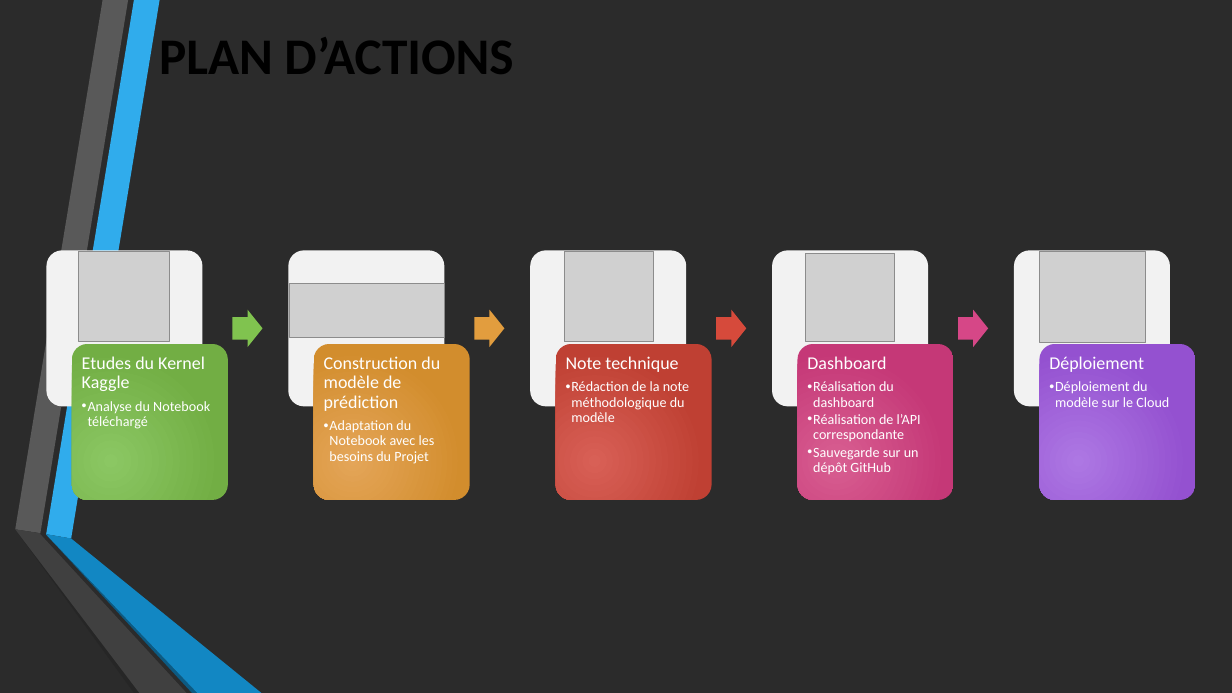
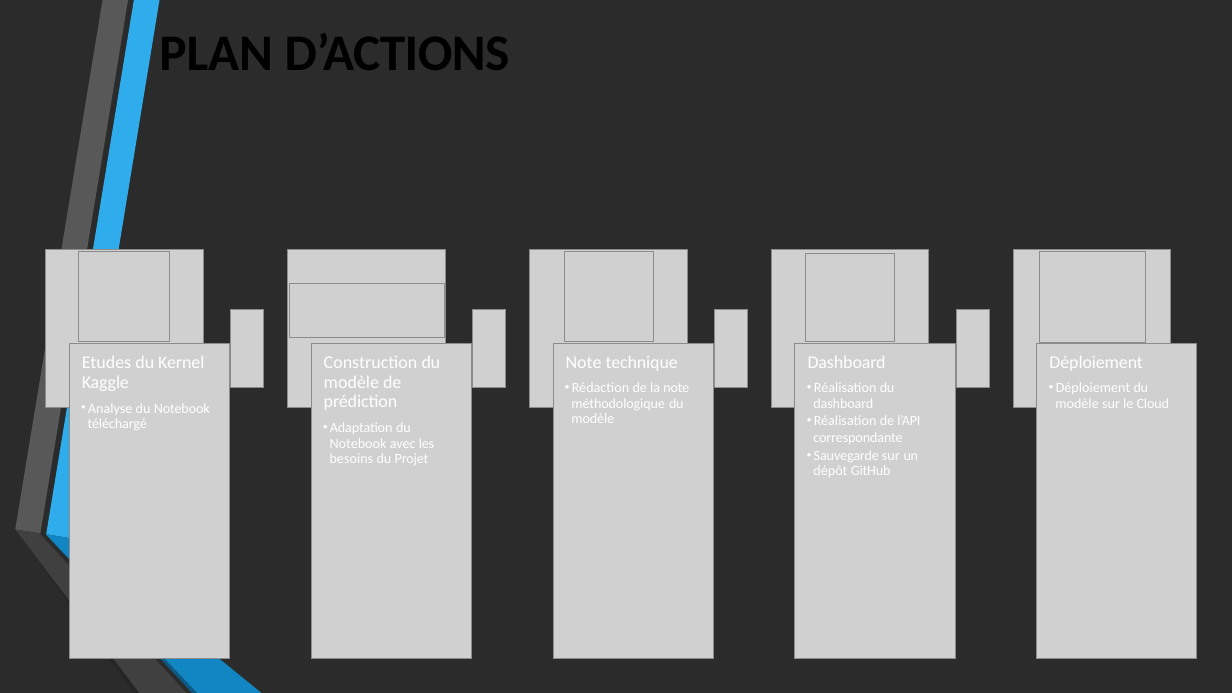
Before and after one commit to wdavid93/OpenClassRoom, a slide deck: slide 5 of Projet_7/Livrable/Implementez_un_modele_de_scoring.pptx. Drawn at 1232x693 pixels with LibreOffice and Linux fonts; fonts in the diff are those of the drawing; grey boxes stand for pictures; background and template pictures are left out; a plain dark background stands for a picture behind light text. Boxes give left, top, right and bottom in pixels: in the first picture for what was removed or moved away, otherwise in the second. Text is boxed around its words. In the diff, an @@ line names an element or a change of style, - is before the commit and + after.

```diff
--- a/Projet_7/Livrable/Implementez_un_modele_de_scoring.pptx
+++ b/Projet_7/Livrable/Implementez_un_modele_de_scoring.pptx
@@ freeform shape at (x1=16, y1=0, x2=128, y2=533): fill #595959 to #585858; outline redrawn @@
@@ freeform shape at (x1=46, y1=0, x2=160, y2=539): fill #30ACEC to #2FACEB; outline redrawn @@
@@ title "PLAN D’ACTIONS" at (x1=159, y1=33, x2=510, y2=70): letter spacing 0 to -0.5 pt in "D’ACTIONS"; indent changed; vertical alignment middle to top @@
@@ picture added at (x1=45, y1=250, x2=203, y2=408) @@
@@ picture added at (x1=287, y1=250, x2=445, y2=408) @@
@@ picture added at (x1=530, y1=250, x2=688, y2=408) @@
@@ picture added at (x1=772, y1=250, x2=930, y2=408) @@
@@ picture added at (x1=1013, y1=250, x2=1171, y2=408) @@
@@ picture added at (x1=231, y1=310, x2=264, y2=388) @@
@@ picture added at (x1=473, y1=310, x2=506, y2=388) @@
@@ picture added at (x1=714, y1=310, x2=748, y2=388) @@
@@ picture added at (x1=957, y1=310, x2=990, y2=388) @@
@@ picture added at (x1=69, y1=344, x2=229, y2=659) @@
@@ text at (x1=82, y1=356, x2=204, y2=391): text changed @@
-Etudes du Kernel Kaggle
+Etudes du Kernel
+Kaggle
@@ picture added at (x1=311, y1=344, x2=471, y2=659) @@
@@ text "Construction du modèle de prédiction" at (x1=324, y1=356, x2=441, y2=463): letter spacing 0 to -0.2 pt in "du de", "du les"; letter spacing 0 to -0.1 pt in "prédiction", "Adaptation Projet"; indent changed; line spacing 0.9 to 0.92; less space between paragraphs; list level 2 to 1 in "Adaptation du Notebook avec les ..."; line spacing 0.9 to 12.1pt @@
@@ picture added at (x1=554, y1=344, x2=714, y2=659) @@
@@ text "Note technique" at (x1=566, y1=356, x2=689, y2=423): letter spacing 0 to -0.1 pt in "technique", "méthodologique modèle"; letter spacing 0 to -0.2 pt in "note du"; indent changed; line spacing 0.9 to 1; more space between paragraphs; list level 2 to 1 in "Rédaction de la note méthodologique ..."; line spacing 0.9 to 0.92 @@
@@ picture added at (x1=795, y1=344, x2=955, y2=659) @@
@@ text at (x1=808, y1=356, x2=919, y2=477): letter spacing 0 to -0.1 pt in "Dashboard", "Sauvegarde GitHub"; letter spacing 0 to -0.2 pt in "un"; indent changed; line spacing 0.9 to 1; more space between paragraphs; list level 2 to 1 in "Sauvegarde sur un dépôt GitHub"; line spacing 0.9 to 12pt @@
@@ picture added at (x1=1037, y1=344, x2=1197, y2=659) @@
@@ group removed at (x1=46, y1=250, x2=1196, y2=500): 10 rounded rectangles, 4 right arrows @@
@@ text at (x1=1049, y1=356, x2=1142, y2=368): letter spacing 0 to -0.1 pt in "Déploiement"; indent changed; line spacing 0.9 to 1; more space between paragraphs @@
@@ text at (x1=813, y1=383, x2=920, y2=444): text changed @@
-  • Réalisation du dashboard
-  • Réalisation de l’API correspondante
+• Réalisation du
+dashboard
+• Réalisation de l’API
+correspondante
@@ text at (x1=1055, y1=383, x2=1170, y2=408): text changed @@
-  • Déploiement du modèle sur le Cloud
+• Déploiement du
+modèle sur le Cloud
@@ text at (x1=88, y1=404, x2=210, y2=428): letter spacing 0 to -0.1 pt in "Notebook téléchargé"; list level 2 to 1 in "Analyse du Notebook téléchargé"; line spacing 0.9 to 12.1pt @@
@@ freeform shape at (x1=16, y1=530, x2=187, y2=693): outline redrawn @@
@@ freeform shape at (x1=16, y1=530, x2=140, y2=693): fill #262626 to #252525; outline redrawn @@
@@ freeform shape at (x1=46, y1=535, x2=198, y2=693): outline redrawn @@
@@ freeform shape at (x1=46, y1=534, x2=262, y2=693): fill #1287C3 to #1286C3; outline redrawn @@
```
Also in this commit, not shown: 19 other slides changed, 58 other files.
